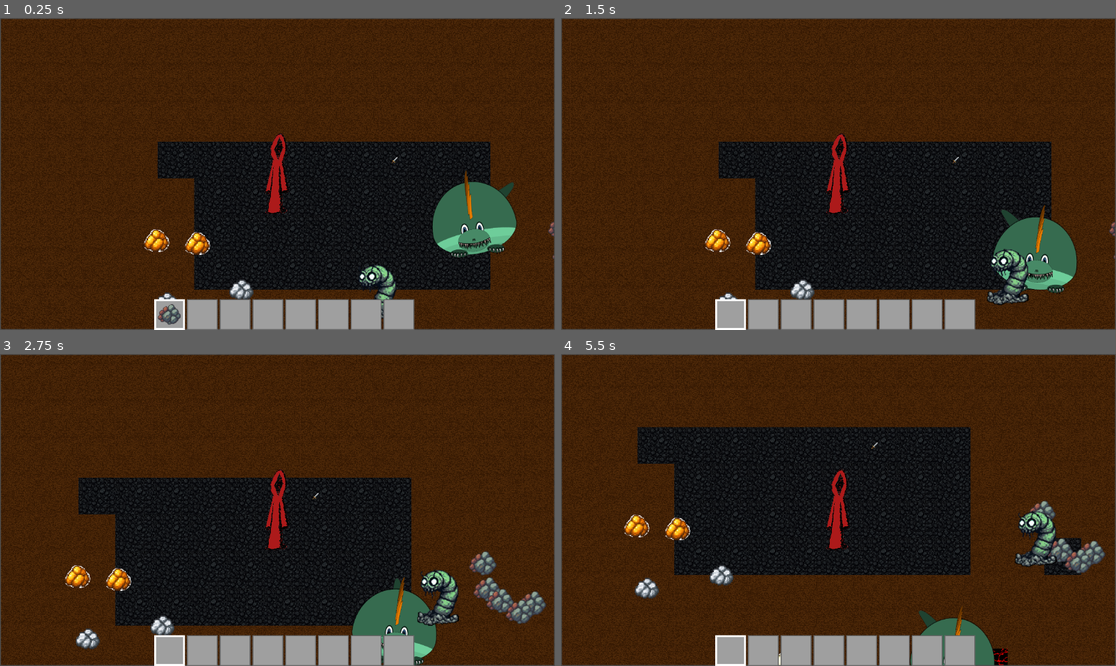
Above: before the commit, frames 1-4 (two rows, left to right).
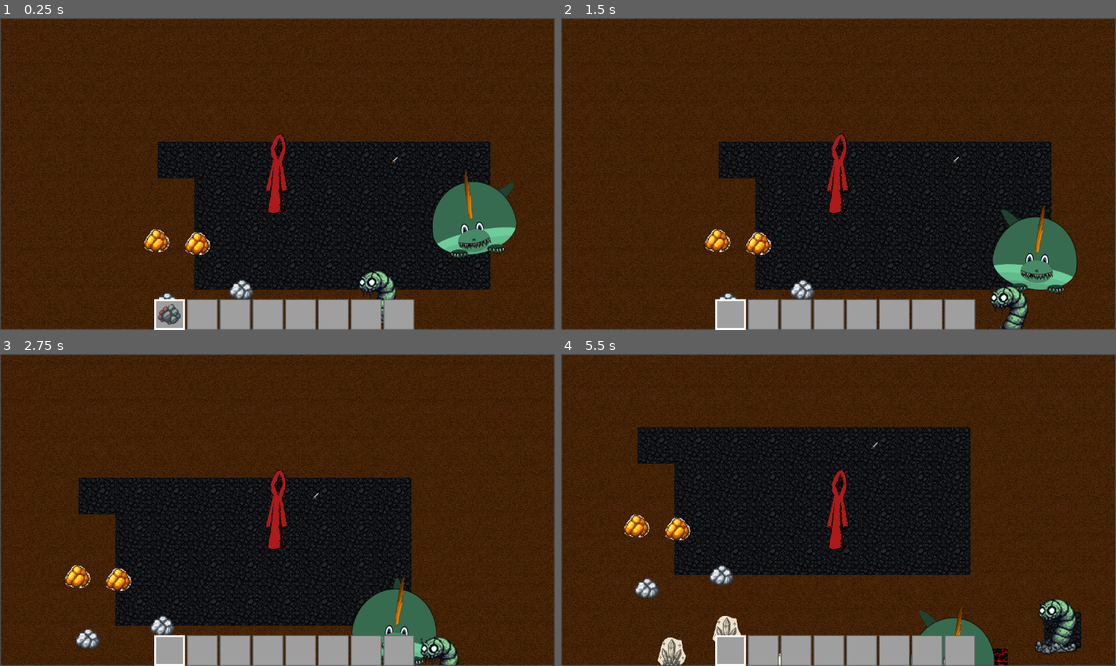
Above: after the commit, the same moments.

Repository: aaronjmcd2/ecomonster-project
Game: Godot game, scene res://scenes/Main.tscn
Same seed, same stepped clock (60 frames per second), same inputs: the game is played once before the commit and once after it.
Inputs (mouse positions are in pixels of both pictures, inside the frame that each line leads up to):
- Up to frame 1 (0.25 s): no input
- Up to frame 2 (1.5 s): drag from (733, 314) to (955, 161) at 0.52 s; drag from (760, 314) to (955, 161) at 1.27 s
- Up to frame 3 (2.75 s): move the mouse to (233, 650) at 2.02 s; hold Right (ui_right) from 2.03 s (still down); hold Space (use_item) from 2.03 s (still down); click (233, 650) at 2.17 s
- Up to frame 4 (5.5 s): release Right (ui_right) at 2.75 s; release Space (use_item) at 2.75 s; drag from (827, 650) to (1049, 588) at 2.77 s; drag from (860, 650) to (1060, 600) at 3.52 s; drag from (894, 650) to (1060, 600) at 4.27 s; tap Enter at 5 s; move the mouse to (927, 650) at 5.02 s; hold Down (ui_down) from 5.03 s (still down); hold Space (use_item) from 5.03 s (still down); click (927, 650) at 5.17 s

The runs differ from the first frame. In frame 1, 0.5% of the frame differs, in the area x 64-100%, y 65-99%; in frame 2, 1.2%; in frame 3, 2.5%; in frame 4, 3.7%, in the area x 17-99%, y 46-100%.

Commit message:
Added melon and crystal conversion to CoalWorm functionality

Diff:
--- a/modules/MonsterHelperModules/WormHelperModules/CoalWormConsumptionModule.gd
+++ b/modules/MonsterHelperModules/WormHelperModules/CoalWormConsumptionModule.gd
@@ -1,9 +1,20 @@
 # CoalWormConsumptionModule.gd
-# Handles consumption of ore drops
+# Enhanced to handle different target types
 
 extends Node
 
-# Consume the ore drop and handle cleanup
+# Consume the target based on its type
+func consume_target(worm: Node, target_data: Dictionary) -> bool:
+	match target_data.type:
+		"drop":
+			consume_ore_drop(worm, target_data.target)
+			return true  # Assume success if we got this far
+		"entity":
+			return _consume_entity(worm, target_data.target, target_data.resource_type)
+
+	return false
+
+# Original function for ore drops (returns void)
 func consume_ore_drop(worm: Node, target_drop: Node) -> void:
 	if not target_drop or not is_instance_valid(target_drop):
 		return
@@ -13,10 +24,31 @@
 		return
 
 	print("🐛 Coal Worm consuming:", target_drop.name)
-
-	# Consume the drop
 	target_drop.consume()
 
-	# Clean up claiming reference
 	if target_drop.claimed_by == worm:
 		target_drop.claimed_by = null
+
+# New function for entities (crystals and melons)
+func _consume_entity(worm: Node, entity: Node, resource_type: String) -> bool:
+	if not entity or not is_instance_valid(entity):
+		return false
+
+	match resource_type:
+		"crystal":
+			if entity.has_method("consume"):
+				print("🐛 Coal Worm consuming crystal")
+				entity.consume()
+				return true
+
+		"melon":
+			if entity.has_method("harvest"):
+				print("🐛 Coal Worm harvesting melon")
+				entity.harvest(true)  # true = consumed by worm
+				return true
+
+	# Clean up claiming
+	if entity.claimed_by == worm:
+		entity.claimed_by = null
+
+	return false
--- a/modules/MonsterHelperModules/WormHelperModules/CoalWormConversionModule.gd
+++ b/modules/MonsterHelperModules/WormHelperModules/CoalWormConversionModule.gd
@@ -1,15 +1,29 @@
 # CoalWormConversionModule.gd
-# Handles tile conversion beneath the worm
+# Enhanced to handle different conversion types
 
 extends Node
 
-# Convert tile beneath worm to coal
-func convert_tile_beneath(worm: Node, tile_map_layer: TileMapLayer) -> void:
-	var tile_pos = tile_map_layer.local_to_map(worm.global_position)
-	var source_id = tile_map_layer.get_cell_source_id(tile_pos)
+# Convert tile based on consumed resource type
+func convert_tile_beneath(worm: Node, tile_map_layer: TileMapLayer, resource_type: String = "iron", target_pos: Vector2 = Vector2.ZERO) -> void:
+	# Use target position if provided, otherwise use worm position
+	var world_pos = target_pos if target_pos != Vector2.ZERO else worm.global_position
+	var tile_pos = tile_map_layer.local_to_map(world_pos)
 
-	if source_id == -1:
-		print("No tile exists under worm. Skipping conversion.")
-		return
+	match resource_type:
+		"iron":
+			# Original behavior: convert to coal
+			var source_id = tile_map_layer.get_cell_source_id(tile_pos)
+			if source_id == -1:
+				print("No tile exists under worm. Skipping conversion.")
+				return
+			ConversionModule.convert_tile(tile_pos)
 
-	ConversionModule.convert_tile(tile_pos)
+		"crystal":
+			# Crystal becomes ice tile
+			tile_map_layer.set_cell(tile_pos, 4, Vector2i(0, 0))  # 4 = Ice
+			print("❄️ Converted crystal to ice at", tile_pos)
+
+		"melon":
+			# Melon location becomes water tile
+			tile_map_layer.set_cell(tile_pos, 5, Vector2i(0, 0))  # 5 = Water
+			print("💧 Converted melon area to water at", tile_pos)
--- a/modules/MonsterHelperModules/WormHelperModules/CoalWormSearchModule.gd
+++ b/modules/MonsterHelperModules/WormHelperModules/CoalWormSearchModule.gd
@@ -1,13 +1,79 @@
 # CoalWormSearchModule.gd
-# Handles search functionality for Coal Worm
-# Wraps the existing WormSearchModule
+# Enhanced to find multiple types of resources
 
 extends Node
 
-# Find closest iron ore drop within search radius
+# Find target based on priority: iron drops -> crystals -> melons
+func find_target(worm: Node) -> Dictionary:
+	# First try iron drops (original behavior)
+	var iron_drop = find_target_drop(worm)
+	if iron_drop:
+		return {"type": "drop", "target": iron_drop, "resource_type": "iron"}
+
+	# Try to find crystal
+	var crystal = _find_nearest_crystal(worm)
+	if crystal:
+		return {"type": "entity", "target": crystal, "resource_type": "crystal"}
+
+	# Try to find melon
+	var melon = _find_nearest_melon(worm)
+	if melon:
+		return {"type": "entity", "target": melon, "resource_type": "melon"}
+
+	return {"type": "none", "target": null, "resource_type": ""}
+
+# Original function for backward compatibility
 func find_target_drop(worm: Node) -> Node2D:
 	return WormSearchModule.find_closest_iron_drop(
 		worm.global_position,
 		worm.search_radius * 64.0,
 		worm
 	)
+
+# Find nearest crystal
+func _find_nearest_crystal(worm: Node) -> Node:
+	var closest = null
+	var closest_dist = worm.search_radius * 64.0
+
+	# Use the worm's tree instead of get_tree()
+	var tree = worm.get_tree()
+	if not tree:
+		return null
+
+	for crystal in tree.get_nodes_in_group("crystals"):
+		if crystal.claimed_by != null and crystal.claimed_by != worm:
+			continue
+
+		var dist = worm.global_position.distance_to(crystal.global_position)
+		if dist < closest_dist:
+			closest_dist = dist
+			closest = crystal
+
+	if closest:
+		closest.claimed_by = worm
+
+	return closest
+
+# Find nearest melon
+func _find_nearest_melon(worm: Node) -> Node:
+	var closest = null
+	var closest_dist = worm.search_radius * 64.0
+
+	# Use the worm's tree instead of get_tree()
+	var tree = worm.get_tree()
+	if not tree:
+		return null
+
+	for melon in tree.get_nodes_in_group("melons"):
+		if not melon.is_harvestable or (melon.claimed_by != null and melon.claimed_by != worm):
+			continue
+
+		var dist = worm.global_position.distance_to(melon.global_position)
+		if dist < closest_dist:
+			closest_dist = dist
+			closest = melon
+
+	if closest:
+		closest.claimed_by = worm
+
+	return closest
--- /dev/null
+++ b/scenes/Crystal.tscn
@@ -0,0 +1,16 @@
+[gd_scene load_steps=4 format=3 uid="uid://ba27fgyy8fnjy"]
+
+[ext_resource type="Script" uid="uid://djkow1sldvwhj" path="res://scripts/Crystal.gd" id="1_djkj4"]
+[ext_resource type="Texture2D" uid="uid://cild6iusey4ih" path="res://sprites/Crystal.png" id="2_eofvt"]
+
+[sub_resource type="CircleShape2D" id="CircleShape2D_phakw"]
+radius = 93.0484
+
+[node name="Crystal" type="Area2D"]
+script = ExtResource("1_djkj4")
+
+[node name="Sprite2D" type="Sprite2D" parent="."]
+texture = ExtResource("2_eofvt")
+
+[node name="CollisionShape2D" type="CollisionShape2D" parent="."]
+shape = SubResource("CircleShape2D_phakw")
--- a/scenes/Main.tscn
+++ b/scenes/Main.tscn
@@ -1,10 +1,11 @@
-[gd_scene load_steps=13 format=4 uid="uid://bvvp1cd0hjp72"]
+[gd_scene load_steps=15 format=4 uid="uid://bvvp1cd0hjp72"]
 
 [ext_resource type="TileSet" uid="uid://bsx88c66ucj8x" path="res://tiles/TileSet.tres" id="1_elqb8"]
 [ext_resource type="Script" uid="uid://cssu0grclxow7" path="res://scripts/Main.gd" id="1_q8u5g"]
 [ext_resource type="PackedScene" uid="uid://bweokypfxckvu" path="res://scenes/Player.tscn" id="2_rvslj"]
 [ext_resource type="PackedScene" uid="uid://d34k3bh2ptavc" path="res://scenes/IronOreDrop.tscn" id="3_rarhs"]
 [ext_resource type="PackedScene" uid="uid://bhhoj62iadqlc" path="res://scenes/Egg.tscn" id="4_q8u5g"]
+[ext_resource type="PackedScene" uid="uid://ba27fgyy8fnjy" path="res://scenes/Crystal.tscn" id="5_qmy6f"]
 [ext_resource type="PackedScene" uid="uid://b7he5tq8l7t7i" path="res://scenes/Dragon.tscn" id="6_c01mt"]
 [ext_resource type="PackedScene" uid="uid://ccfcrl5wxjvor" path="res://scenes/MonsterInfoPopup.tscn" id="7_nxtc6"]
 [ext_resource type="PackedScene" uid="uid://dskqqlloghbas" path="res://scenes/UI/InventoryUI.tscn" id="9_q8u5g"]
@@ -12,6 +13,7 @@
 [ext_resource type="PackedScene" uid="uid://qt38ufsl3w3s" path="res://scenes/SilverOreDrop.tscn" id="10_wp0k4"]
 [ext_resource type="PackedScene" uid="uid://uyxcqd1w6ubl" path="res://scenes/GoldOreDrop.tscn" id="11_bjd11"]
 [ext_resource type="PackedScene" uid="uid://diaywsr5x8gc8" path="res://scenes/CoalWorm.tscn" id="12_bjd11"]
+[ext_resource type="PackedScene" uid="uid://b3bxyl8rwjxkt" path="res://scenes/Melon.tscn" id="13_qmy6f"]
 
 [node name="Main" type="Node2D"]
 script = ExtResource("1_q8u5g")
@@ -35,26 +37,14 @@
 [node name="Egg3" parent="TileMap" instance=ExtResource("4_q8u5g")]
 position = Vector2(-2314, 876)
 
+[node name="Crystal" parent="TileMap" instance=ExtResource("5_qmy6f")]
+position = Vector2(-2710, 642)
+
 [node name="MonsterInfoPopup" parent="." instance=ExtResource("7_nxtc6")]
 
 [node name="UILayer" type="CanvasLayer" parent="."]
 
 [node name="InventoryUI" parent="UILayer" instance=ExtResource("9_q8u5g")]
-
-[node name="IronOreDrop" parent="." instance=ExtResource("3_rarhs")]
-position = Vector2(-497, 5)
-
-[node name="IronOreDrop2" parent="." instance=ExtResource("3_rarhs")]
-position = Vector2(-185, 102)
-
-[node name="IronOreDrop3" parent="." instance=ExtResource("3_rarhs")]
-position = Vector2(-406, 86)
-
-[node name="IronOreDrop4" parent="." instance=ExtResource("3_rarhs")]
-position = Vector2(-272, 164)
-
-[node name="IronOreDrop5" parent="." instance=ExtResource("3_rarhs")]
-position = Vector2(-528, -173)
 
 [node name="Dragon" parent="." instance=ExtResource("6_c01mt")]
 position = Vector2(-1135, -303)
@@ -76,3 +66,21 @@
 
 [node name="CoalWorm" parent="." instance=ExtResource("12_bjd11")]
 position = Vector2(-1835, 298)
+
+[node name="Melon" parent="." instance=ExtResource("13_qmy6f")]
+position = Vector2(-2922, 1406)
+
+[node name="Crystal" parent="." instance=ExtResource("5_qmy6f")]
+position = Vector2(-3091, 792)
+
+[node name="Crystal2" parent="." instance=ExtResource("5_qmy6f")]
+position = Vector2(-2803, 1005)
+
+[node name="Melon2" parent="." instance=ExtResource("13_qmy6f")]
+position = Vector2(-731, 1773)
+
+[node name="Melon3" parent="." instance=ExtResource("13_qmy6f")]
+position = Vector2(-1437, 1890)
+
+[node name="IronOreDrop" parent="." instance=ExtResource("3_rarhs")]
+position = Vector2(-363, 612)
--- /dev/null
+++ b/scenes/Melon.gd
@@ -0,0 +1,13 @@
+# Melon.gd
+extends Node2D
+
+var claimed_by = null
+var resource_type := "melon"
+var is_harvestable := true  # Set to true for testing
+
+func _ready():
+	add_to_group("melons")
+
+func harvest(consumed_by_worm: bool = false):
+	if consumed_by_worm:
+		queue_free()
--- /dev/null
+++ b/scenes/Melon.tscn
@@ -0,0 +1,17 @@
+[gd_scene load_steps=4 format=3 uid="uid://b3bxyl8rwjxkt"]
+
+[ext_resource type="Script" uid="uid://dvefex3ncgb7d" path="res://scenes/Melon.gd" id="1_wmd4x"]
+[ext_resource type="Texture2D" uid="uid://h1actcqqigy5" path="res://sprites/Melon.png" id="2_434l2"]
+
+[sub_resource type="CircleShape2D" id="CircleShape2D_0glet"]
+radius = 87.023
+
+[node name="Melon" type="Area2D"]
+script = ExtResource("1_wmd4x")
+
+[node name="Sprite2D" type="Sprite2D" parent="."]
+texture = ExtResource("2_434l2")
+
+[node name="CollisionShape2D" type="CollisionShape2D" parent="."]
+position = Vector2(2, 7)
+shape = SubResource("CircleShape2D_0glet")
--- a/scripts/CoalWorm.gd
+++ b/scripts/CoalWorm.gd
@@ -28,7 +28,7 @@
 const EFFICIENCY_RATE := 100.0 / (5 * 60.0)
 var efficiency_score: float = 0.0
 var coal_tick_timer: float = 0.0
-var target_drop = null
+var target_data := {"type": "none", "target": null, "resource_type": ""}  # Enhanced target system
 var cooldown_timer: float = 0.0
 var is_idle := true
 var move_vector := Vector2.ZERO
@@ -44,8 +44,8 @@
 		was_efficient = true
 	else:
 		if is_idle:
-			target_drop = search_module.find_target_drop(self)
-			if target_drop:
+			target_data = search_module.find_target(self)
+			if target_data.target:
 				is_idle = false
 		else:
 			_move_toward_target(delta)
@@ -55,24 +55,51 @@
 	stats_module.update_coal_tracking(self, delta)
 
 func _move_toward_target(delta: float) -> void:
-	if movement_module.move_toward_target(self, target_drop, speed, delta):
-		if is_instance_valid(target_drop):
-			_consume_ore_drop()
-		else:
-			_reset_worm()
+	if not target_data.target:
+		_reset_worm()
+		return
 
-func _consume_ore_drop() -> void:
-	consumption_module.consume_ore_drop(self, target_drop)
-	conversion_module.convert_tile_beneath(self, tile_map_layer)
-	stats_module.track_coal_produced(self, 1)
+	# Get target position based on type
+	var target_pos = Vector2.ZERO
+	match target_data.type:
+		"drop", "entity":
+			if is_instance_valid(target_data.target):
+				target_pos = target_data.target.global_position
+		"tile":
+			target_pos = target_data.target
+
+	if target_pos == Vector2.ZERO:
+		_reset_worm()
+		return
+
+	# Move toward target
+	var direction = (target_pos - global_position).normalized()
+	move_vector = direction * speed
+	velocity = move_vector
+	move_and_slide()
+
+	# Check if reached target
+	if global_position.distance_to(target_pos) < 5.0:
+		_consume_target()
+
+func _consume_target() -> void:
+	if consumption_module.consume_target(self, target_data):
+		# Convert tile based on resource type
+		var target_pos = Vector2.ZERO
+		if target_data.type == "tile":
+			target_pos = target_data.target
+		elif target_data.type == "entity" and is_instance_valid(target_data.target):
+			target_pos = target_data.target.global_position
+
+		conversion_module.convert_tile_beneath(self, tile_map_layer, target_data.resource_type, target_pos)
+		stats_module.track_coal_produced(self, 1)
+
 	_reset_worm()
 
 func _reset_worm() -> void:
 	is_idle = true
 	cooldown_timer = cooldown_time
-
-	if target_drop and is_instance_valid(target_drop) and target_drop.claimed_by == self:
-		target_drop.claimed_by = null
+	target_data = {"type": "none", "target": null, "resource_type": ""}
 
 func _input_event(viewport, event, shape_idx):
 	ui_module.handle_input_event(self, viewport, event, shape_idx)
--- /dev/null
+++ b/scripts/Crystal.gd
@@ -0,0 +1,11 @@
+# Crystal.gd
+extends Node2D
+
+var claimed_by = null
+var resource_type := "crystal"
+
+func _ready():
+	add_to_group("crystals")
+
+func consume():
+	queue_free()
--- a/tiles/TileSet.tres
+++ b/tiles/TileSet.tres
@@ -1,6 +1,7 @@
-[gd_resource type="TileSet" load_steps=9 format=3 uid="uid://bsx88c66ucj8x"]
+[gd_resource type="TileSet" load_steps=11 format=3 uid="uid://bsx88c66ucj8x"]
 
 [ext_resource type="Texture2D" uid="uid://dm67py7e0rdkq" path="res://tiles/coal_tile.png" id="1_iyo0e"]
+[ext_resource type="Texture2D" uid="uid://dbfbrnt6is3f6" path="res://tiles/Water.png" id="2_oge78"]
 [ext_resource type="Texture2D" uid="uid://ccqduguwqmkpo" path="res://tiles/soil_tile.png" id="3_oge78"]
 [ext_resource type="Texture2D" uid="uid://m178pjrgcpm" path="res://tiles/ice_tile.png" id="4_d4wpd"]
 [ext_resource type="Texture2D" uid="uid://cj3imrmx1y8r8" path="res://tiles/autotile/lava_autotile.png" id="5_oge78"]
@@ -357,6 +358,11 @@
 texture_region_size = Vector2i(256, 256)
 0:0/0 = 0
 
+[sub_resource type="TileSetAtlasSource" id="TileSetAtlasSource_1punk"]
+texture = ExtResource("2_oge78")
+texture_region_size = Vector2i(256, 256)
+0:0/0 = 0
+
 [resource]
 tile_size = Vector2i(256, 256)
 terrain_set_0/mode = 0
@@ -366,3 +372,4 @@
 sources/0 = SubResource("TileSetAtlasSource_d4wpd")
 sources/2 = SubResource("TileSetAtlasSource_k440l")
 sources/4 = SubResource("TileSetAtlasSource_2jmtu")
+sources/5 = SubResource("TileSetAtlasSource_1punk")
Not shown, changed: modules/MonsterHelperModules/WormHelperModules/CoalWormGuide.txt
Not shown, added: scenes/Melon.gd.uid
Not shown, added: scripts/Crystal.gd.uid
Binary file changed: sprites/Crystal.png
Binary file changed: sprites/Melon.png
Not shown, added: tiles/.png.import
Binary file added: tiles/Water.png
Not shown, added: tiles/Water.png.import
Not shown, added: sprites/Crystal.png~
Not shown, added: sprites/Melon.png~
Not shown, added: tiles/Water.png~
